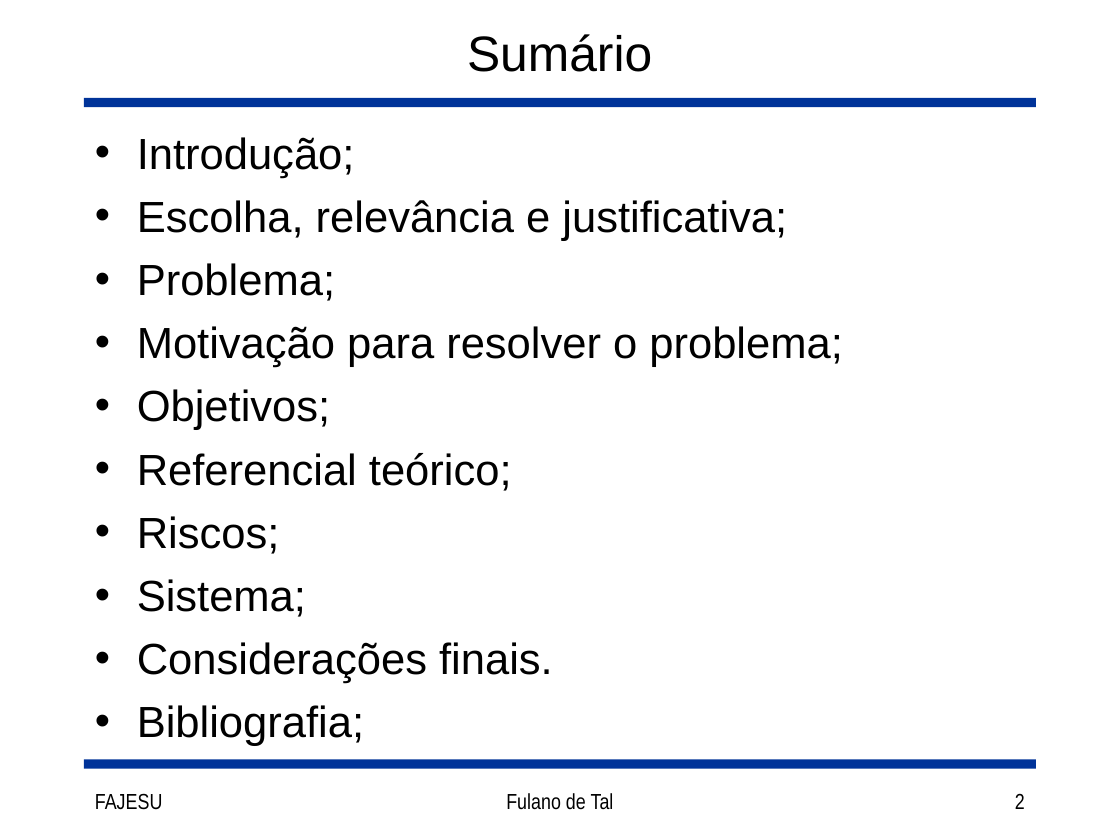
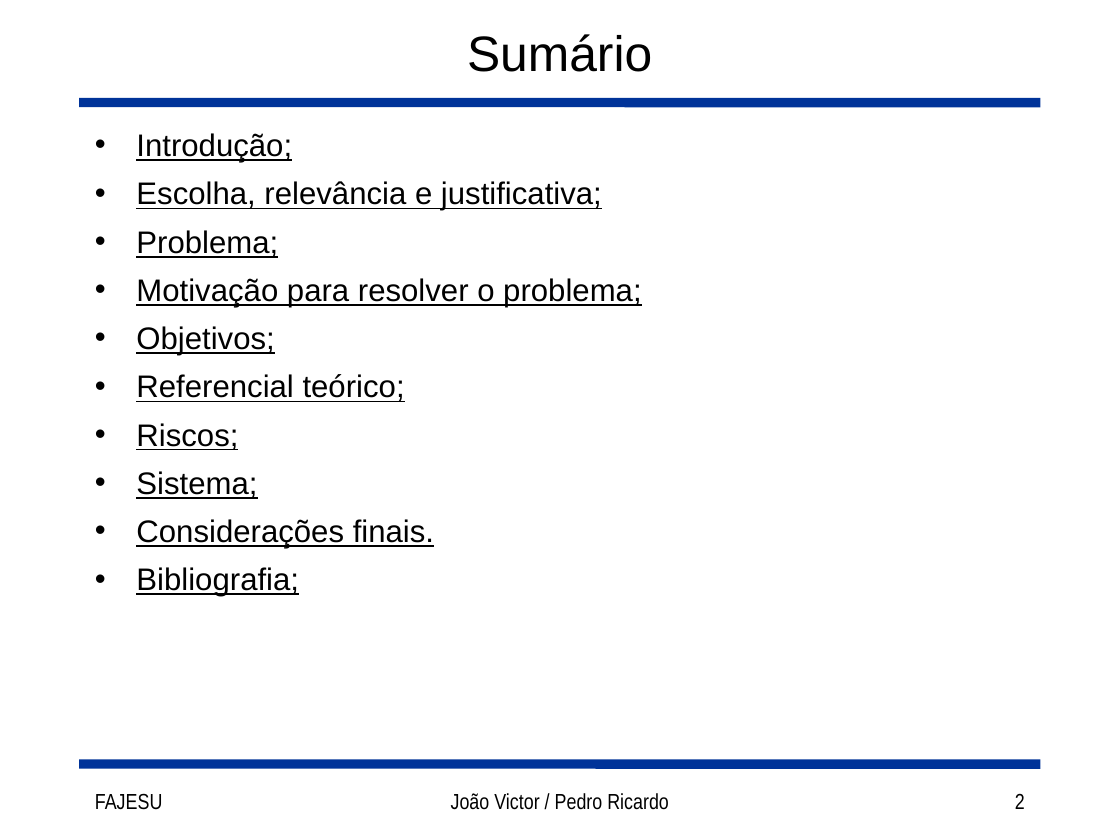
Before and after one commit to joaorocha/tcc-got-v1, a slide deck: slide 2 of docs/Slides.ppt. Drawn at 1120x840 pixels with LibreOffice and Linux fonts; fonts in the diff are those of the drawing. Boxes give left, top, right and bottom in pixels: in the first picture for what was removed or moved away, otherwise in the second. Text is boxed around its words. In the diff, an @@ line names an element or a change of style, - is before the commit and + after.

```diff
--- a/docs/Slides.ppt
+++ b/docs/Slides.ppt
@@ text "Introdução;" at bbox=[136, 133, 641, 597]: size 28 to 20 pt, underline on; indent changed @@
@@ text at bbox=[451, 793, 669, 810]: text changed @@
-Fulano de Tal
+João Victor / Pedro Ricardo
```
Also in this commit, not shown: 10 other slides changed, 8 other files.
